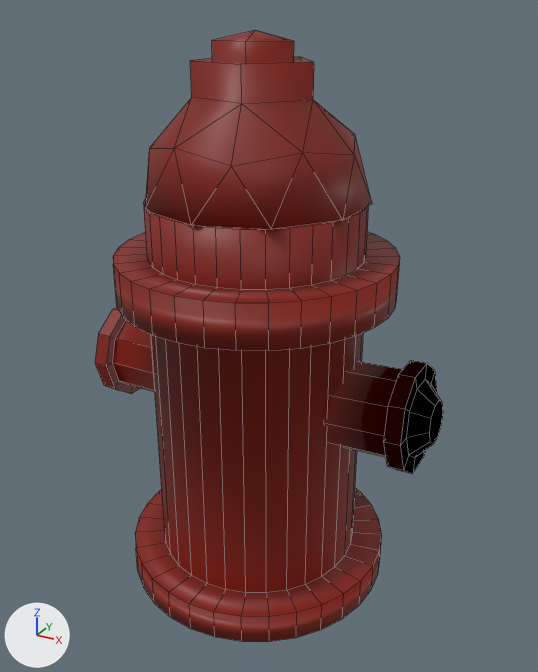
One commit to the FBX model Assets/Art/PANDANIN/etrafa konulacaklar/yangın musluğu yeni.fbx: the scene before it, then after it.
One viewpoint serves both versions: a camera (50 mm lens) standing at (0.476, -0.832, 0.44) and looking at (0.017, 0.003, 0.022). The lights are fixed; the arrows at lower left show +X, +Y and +Z. The first picture is the older version. Mesh edges are drawn as thin lines. Where no turn or scale is listed for an object, it has been applied to the vertices.

Names of what the first picture shows: 'Daire'.
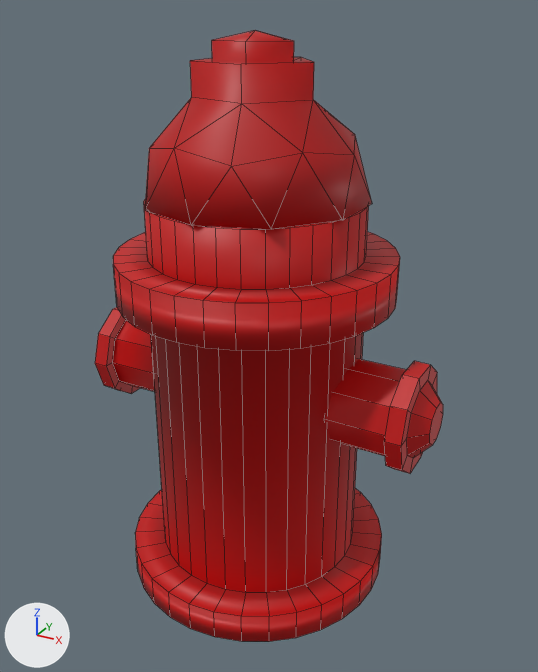
Pixel boxes (x1, y1, x2, y2) of what changed, in the pictures (538 x 672 px; the box of a moved part takes in the faces that stretch with it):
part 1 of me_daire, moved or reshaped: before (325, 360, 443, 474); after (325, 359, 443, 474)
part 2 of me_daire, recoloured: (95, 30, 400, 642) in both

The change in detail:
Picture 'Atlas.webp' (img_atlas_webp) is new.
Material 'Material.008' (mat_material_008) is new.
Its texture is img_atlas_webp.
me_daire is used by ob_daire; location (0.0, 0.0, 0.0).
me_daire had 427 vertices, 395 faces and spanned x -0.261..0.264, y -0.192..0.192, z -0.352..0.416.
me_daire now has 427 vertices, 395 faces and spans x -0.261..0.263, y -0.192..0.192, z -0.352..0.416.
Part 1, on me_daire:
54 vertices are removed from x 0.129..0.264, y -0.073..0.073, z -0.117..0.024.
52 faces are deleted.
6 vertices move from x 0.135..0.261, y -0.059..0.019, z -0.108..0.01 to x 0.133..0.263, y -0.019..0.059, z -0.104..0.01.
45 vertices are added at x 0.132..0.263, y -0.073..0.073, z -0.117..0.023.
9 new vertices lie (0.022, 0.0, 0.0) away from vertices in x 0.219..0.22, y -0.073..0.073, z -0.117..0.023.
52 new faces join them.
me_daire part 2: 343 faces spanning x -0.261..0.192, y -0.192..0.192, z -0.352..0.416 switch from mat_material_049 (picture img_46221251_2277_4ab0_8157_21033796ba00__1__png) to mat_material_008 (picture img_atlas_webp).
